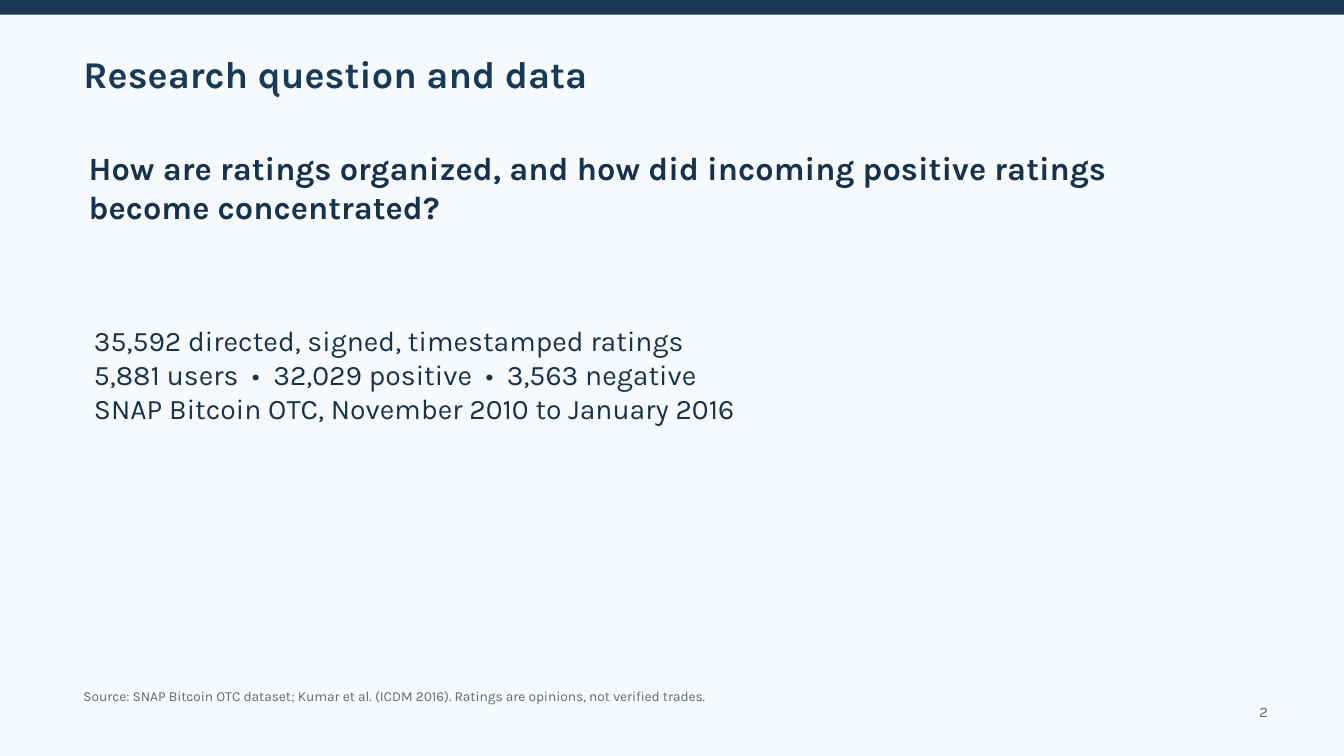
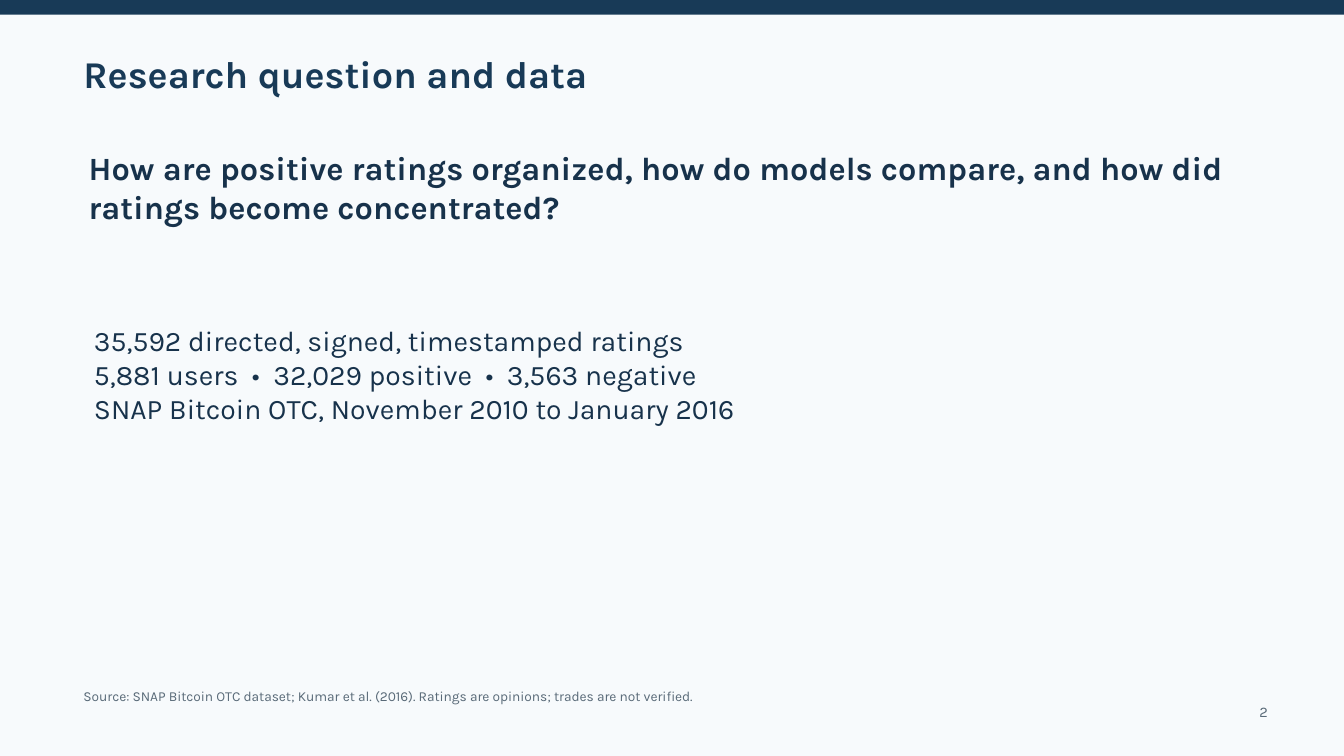
Before and after one commit to O-2wice/bitcoin-otc-trust-network-science, a slide deck: slide 2 of presentation/bitcoin_otc_network_science.pptx. Drawn at 1344x756 pixels with LibreOffice and Linux fonts; fonts in the diff are those of the drawing. Boxes give left, top, right and bottom in pixels: in the first picture for what was removed or moved away, otherwise in the second. Text is boxed around its words. In the diff, an @@ line names an element or a change of style, - is before the commit and + after.

```diff
--- a/presentation/bitcoin_otc_network_science.pptx
+++ b/presentation/bitcoin_otc_network_science.pptx
@@ text at (x1=89, y1=157, x2=1223, y2=227): text changed @@
-How are ratings organized, and how did incoming positive ratings become concentrated?
+How are positive ratings organized, how do models compare, and how did ratings become concentrated?
@@ text at (x1=83, y1=691, x2=693, y2=705): text changed @@
-Source: SNAP Bitcoin OTC dataset; Kumar et al. (ICDM 2016). Ratings are opinions, not verified trades.
+Source: SNAP Bitcoin OTC dataset; Kumar et al. (2016). Ratings are opinions; trades are not verified.
```
Also in this commit, not shown: 8 other slides changed, 5 slides added, 4 slides removed, 1 other file.
